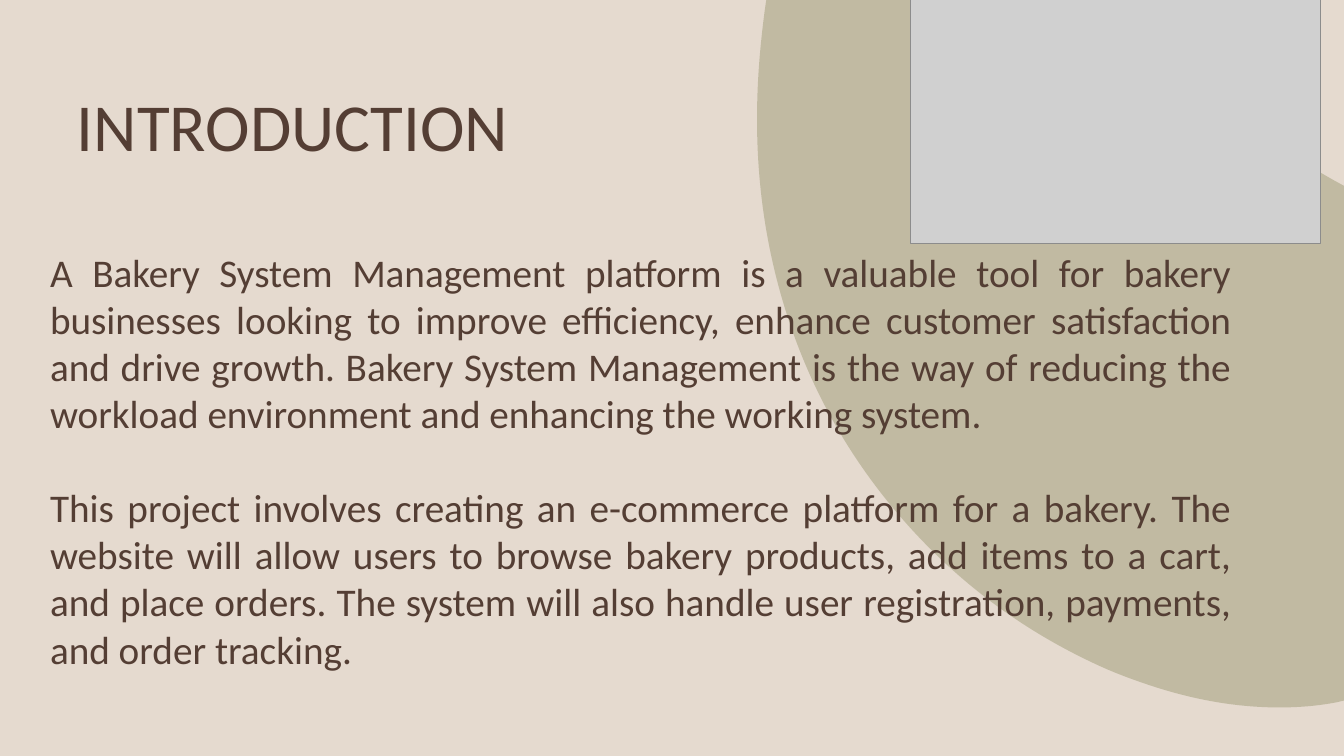
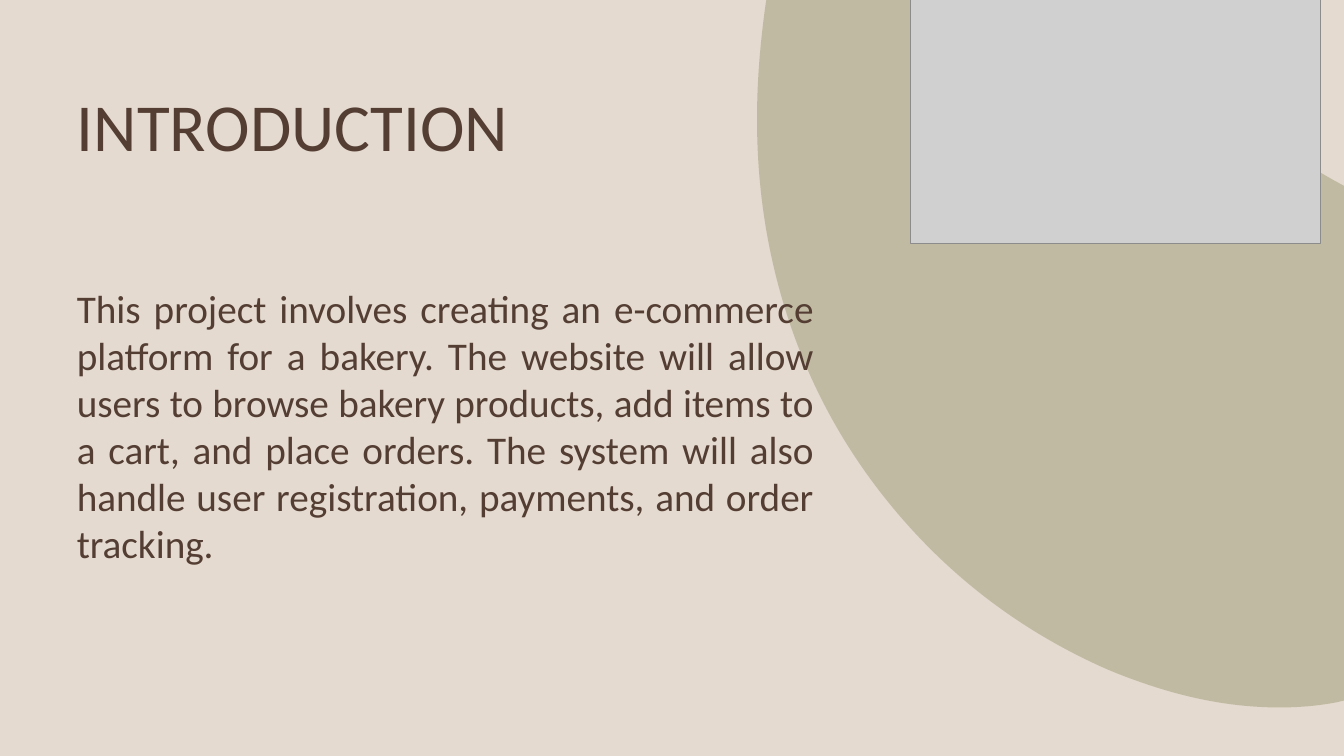
Before and after one commit to rebecca329/Bakewise, a slide deck: slide 3 of BAKERY.pptx. Drawn at 1344x756 pixels with LibreOffice and Linux fonts; fonts in the diff are those of the drawing; grey boxes stand for pictures; background and template pictures are left out. Boxes give left, top, right and bottom in pixels: in the first picture for what was removed or moved away, otherwise in the second. Text is boxed around its words. In the diff, an @@ line names an element or a change of style, - is before the commit and + after.

```diff
--- a/BAKERY.pptx
+++ b/BAKERY.pptx
@@ text at [50,260,1231,438]: paragraph removed @@
-A Bakery System Management platform is a valuable tool for bakery businesses looking to improve efficiency, enhance customer satisfaction and drive growth. Bakery System Management is the way of reducing the workload environment and enhancing the working system.
@@ text "This project involves creating an ...": place and size @@
-text "This project involves creating an ..." at [50,260,1231,671]
+text "This project involves creating an ..." at [77,290,814,565]
```
Also in this commit, not shown: 3 other slides changed, 2 slides added, 2 slides removed, 1 other file.
